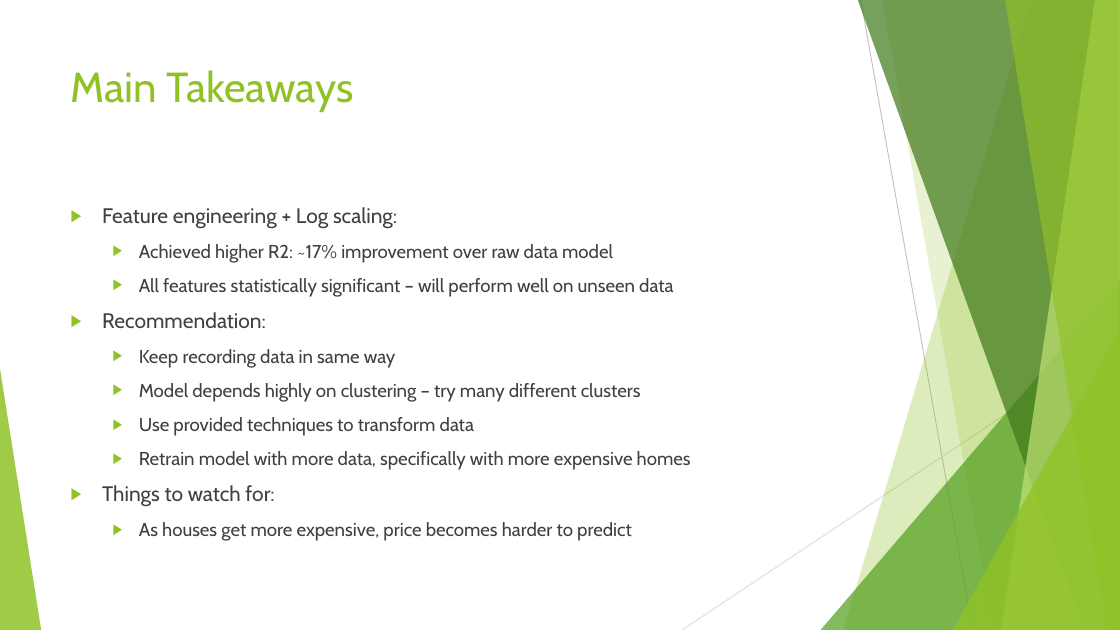
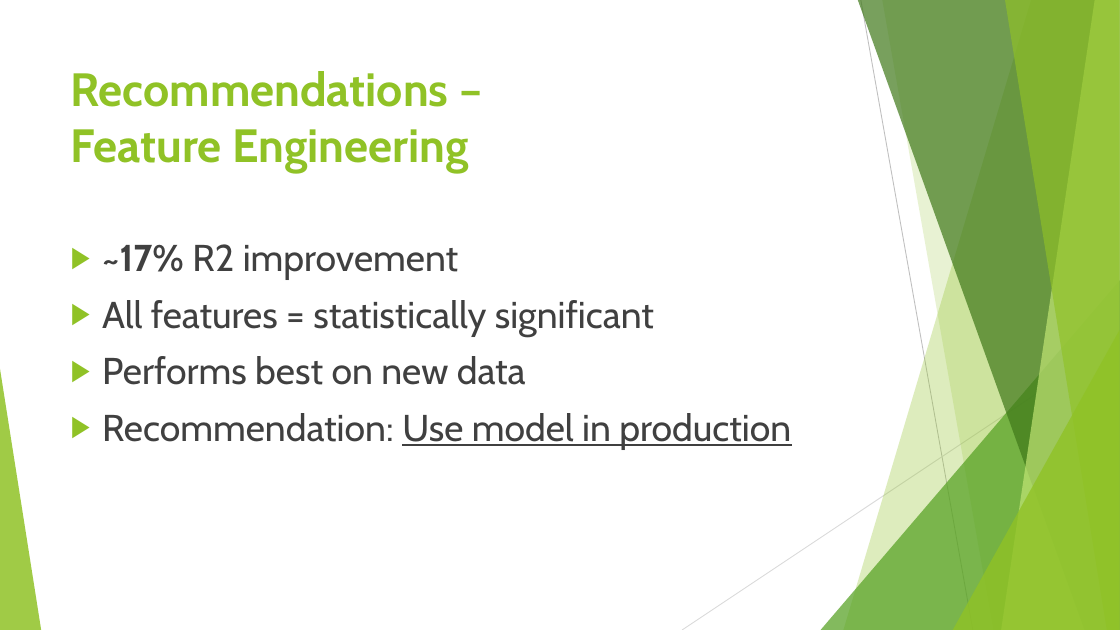
Before and after one commit to arcaputo3/dsc-1-final-project-online-ds-sp-000, a slide deck: slide 9 of Linear Regression Modeling.pptx. Drawn at 1120x630 pixels with LibreOffice and Linux fonts; fonts in the diff are those of the drawing. Boxes give left, top, right and bottom in pixels: in the first picture for what was removed or moved away, otherwise in the second. Text is boxed around its words. In the diff, an @@ line names an element or a change of style, - is before the commit and + after.

```diff
--- a/Linear Regression Modeling.pptx
+++ b/Linear Regression Modeling.pptx
@@ title at [71, 71, 468, 174]: text changed; size 36 to 40 pt; bold on @@
-Main Takeaways
+Recommendations –
+Feature Engineering
@@ text at [102, 244, 791, 449]: text changed; size 16 to 32 pt @@
-▶ Feature engineering + Log scaling:
-  ▶ Achieved higher R2: ~17% improvement over raw data model
-  ▶ All features statistically significant – will perform well on unseen data
-▶ Recommendation:
-  ▶ Keep recording data in same way
-  ▶ Model depends highly on clustering – try many different clusters
-  ▶ Use provided techniques to transform data
-  ▶ Retrain model with more data, specifically with more expensive homes
-▶ Things to watch for:
-  ▶ As houses get more expensive, price becomes harder to predict
+▶ ~17% R2 improvement
+▶ All features = statistically significant
+▶ Performs best on new data
+▶ Recommendation: Use model in production
```
Also in this commit, not shown: 1 other slide changed, 3 slides added, 2 other files.
